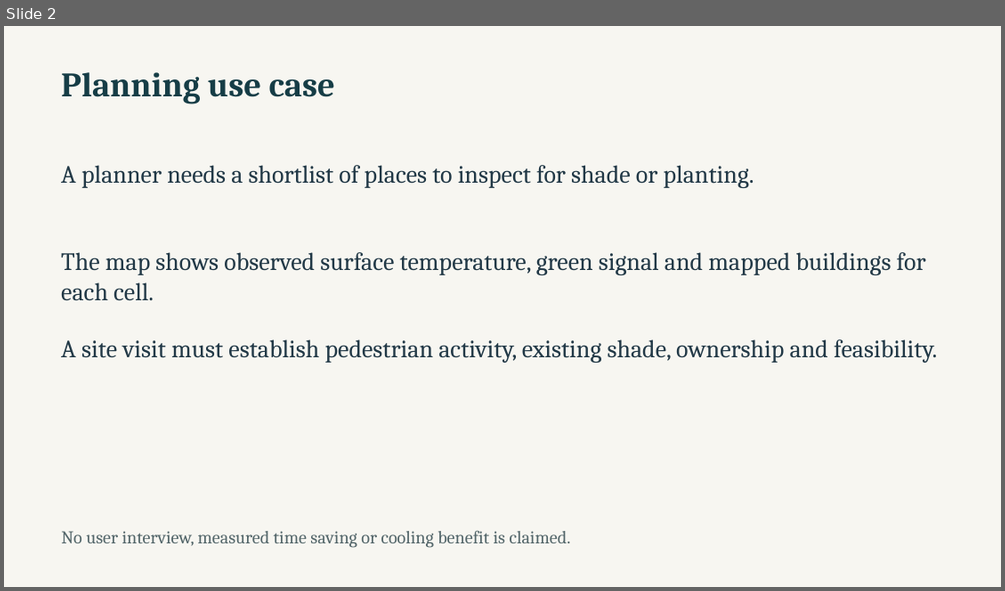
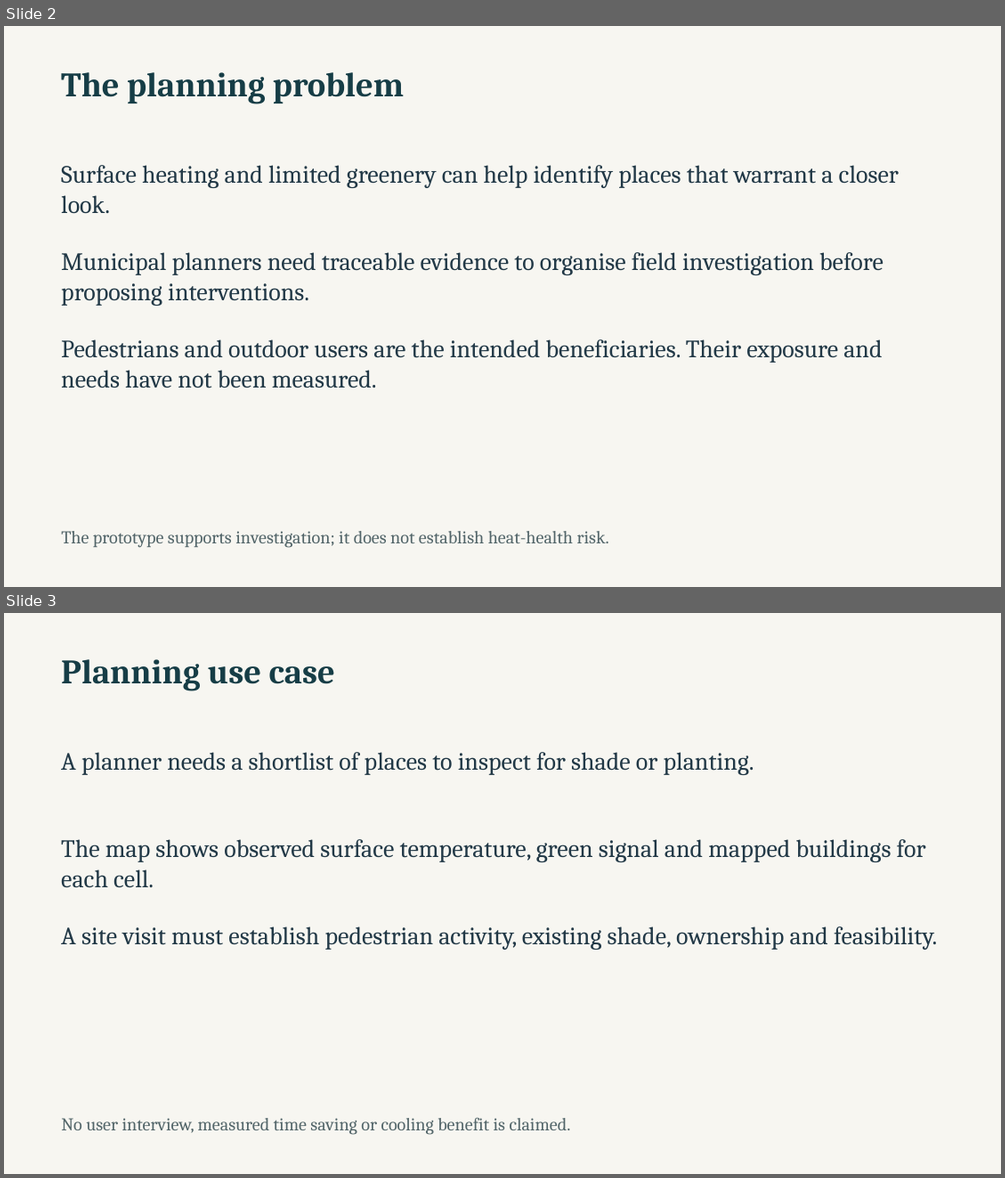
Before and after one commit to NasserAlhuri/spaceHacathon, a slide deck: docs/UrbanHeat-AlKhor-Pitch.pptx. Shown one above the other, each under a label of ours: slide 2 before the commit, slides 2 and 3 after it. The pictures are 1005x591 and 1005x1178 pixels, drawn with LibreOffice and Linux fonts; fonts in the diff are those of the drawing. Boxes give left, top, right and bottom in pixels: in the first picture for what was removed or moved away, otherwise in the second. Text is boxed around its words. In the diff, an @@ line names an element or a change of style, - is before the commit and + after.

```diff
--- a/docs/UrbanHeat-AlKhor-Pitch.pptx
+++ b/docs/UrbanHeat-AlKhor-Pitch.pptx
@@ slide 2 added at bbox=[4, 26, 1001, 587], background #F7F6F1 @@
@@ text added at bbox=[61, 72, 404, 104], 33 pt, text #163D46, bold @@
+The planning problem
@@ text added at bbox=[61, 165, 898, 213], 24 pt, text #213846 @@
+Surface heating and limited greenery can help identify places that warrant a closer look.
@@ text added at bbox=[61, 252, 883, 305], 24 pt, text #213846 @@
+Municipal planners need traceable evidence to organise field investigation before proposing interventions.
@@ text added at bbox=[61, 339, 882, 388], 24 pt, text #213846 @@
+Pedestrians and outdoor users are the intended beneficiaries. Their exposure and needs have not been measured.
@@ text added at bbox=[61, 531, 609, 548], 17.2 pt, text #526569 @@
+The prototype supports investigation; it does not establish heat-health risk.
@@ what was slide 2 is now slide 3 @@
```
Also in this commit, not shown: 3 slides changed, 2 other slides added, 1 slide removed, 9 other files.
